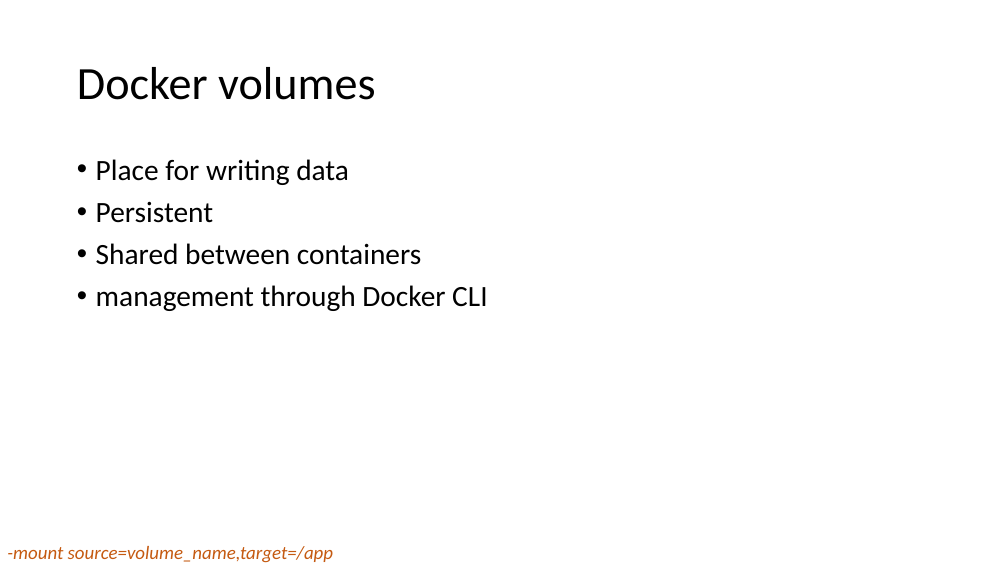
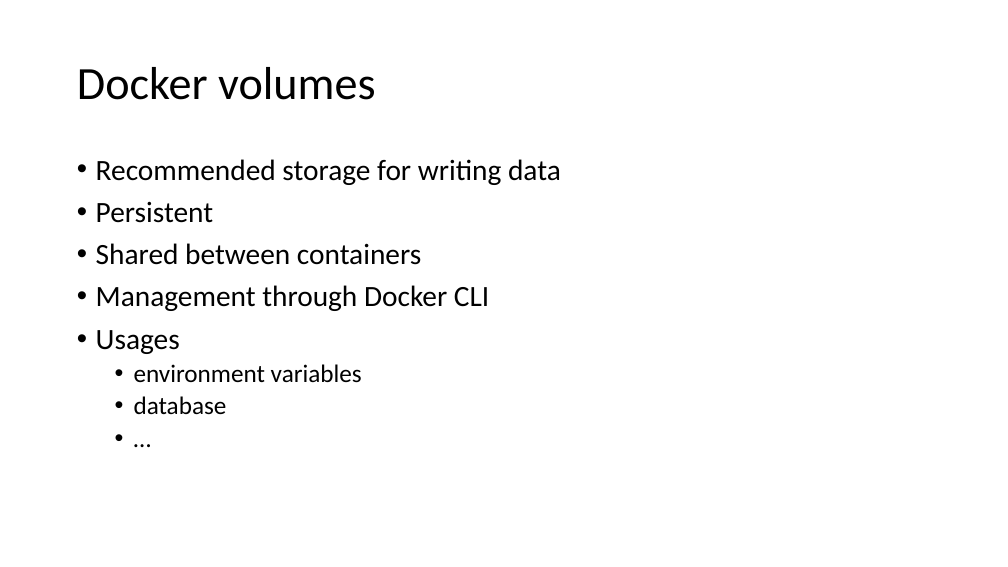
Before and after one commit to ERNICommunity/ESK-EPD-2018-Docker, a slide deck: slide 14 of src/_data/docker.pptx. Drawn at 1008x567 pixels with LibreOffice and Linux fonts; fonts in the diff are those of the drawing. Boxes give left, top, right and bottom in pixels: in the first picture for what was removed or moved away, otherwise in the second. Text is boxed around its words. In the diff, an @@ line names an element or a change of style, - is before the commit and + after.

Commit message:
Updated docker intro presentation

```diff
--- a/src/_data/docker.pptx
+++ b/src/_data/docker.pptx
@@ text at (96,159,561,185): text changed @@
-• Place for writing data
+• Recommended storage for writing data
@@ text at (96,285,489,415): text changed @@
-• management through Docker CLI
+• Management through Docker CLI
+• Usages
+  • environment variables
+  • database
+  • …
@@ text removed at (7,546,334,563) @@
--mount source=volume_name,target=/app
```
Also in this commit, not shown: 4 other slides changed.
